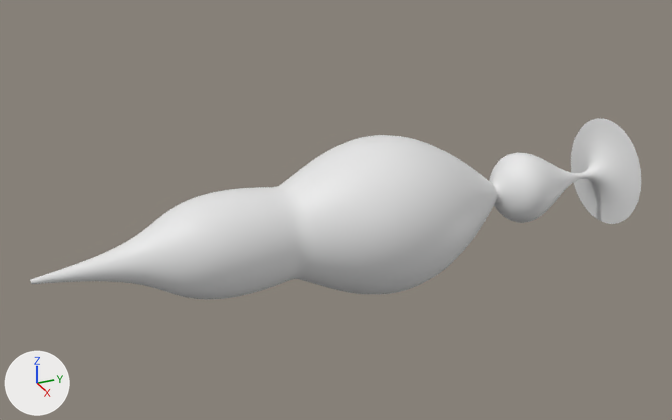
Two versions of the glTF model frontend/public/fish525.glb, one commit apart.
One viewpoint serves both versions: a 50 mm lens placed at (20.92, -14.38, 10.85), pointed at (-0.3, -4.83, 0.24). Lighting does not change. The marker at lower left points along +X, +Y and +Z. The older version comes first. Vertices at exactly the same position are counted once.

Names of what the first picture shows: 'Fish'.
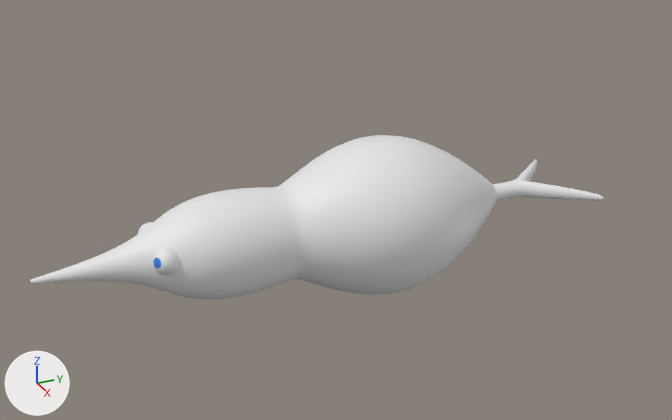
What differs and where, as boxes (x1, y1, x2, y2) in the pictures (672 x 420 px; the box of a moved part takes in the faces that stretch with it):
'Fish', reshaped (6% narrower, 9% shorter): before (30, 118, 641, 299); after (30, 135, 604, 299)
part 1 of me_headmesh5_079, added: after (152, 247, 180, 275)
part 2 of me_headmesh5_079, added (mostly hidden): after (137, 222, 153, 234)
part 3 of me_headmesh5_079, moved or reshaped: before (489, 118, 641, 224); after (494, 159, 604, 201)

The edits, one by one:
Material 'Material.697' (mat_material_697) is new.
Its base color is (0.0465, 0.203, 0.8) (blue #3d7ce7).
Material 'TailMaterial.348' (mat_tailmaterial_348) is new.
Its base color is (0.8, 0.8, 0.8) (white #e7e7e7).
me_headmesh5_079 is used by ob_fish; location (0.0, 0.0, 0.0).
me_headmesh5_079 had 6432 vertices, 12860 faces and spanned x -2.2..2.2, y -13.0..4.1, z -2.2..2.2.
me_headmesh5_079 now has 6658 vertices, 13342 faces and spans x -2.2..2.2, y -13.0..2.7, z -2.2..2.2.
me_headmesh5_079 part 1: a new loose piece of 482 vertices spanning x 0.4..1.1, y -10.2..-9.5, z -0.1..0.6.
me_headmesh5_079 part 2: a new loose piece of 482 vertices spanning x -1.1..-0.4, y -10.2..-9.5, z -0.1..0.6.
me_headmesh5_079 part 3: 6 vertices moved from x -0.2..0.2, y 0.1..0.2, z -0.4..0.4 to x -0.2..0.2, y 0.1..0.4, z -0.2..0.2; 1500 vertices removed from x -1.6..1.6, y 0.2..4.1, z -1.6..1.6; 762 vertices added at x -1.7..1.7, y 0.4..2.7, z -0.2..0.2.
me_headmesh5_079 gains material mat_material_697 (blue #3d7ce7).
me_headmesh5_079 gains material mat_tailmaterial_348 (white #e7e7e7).
